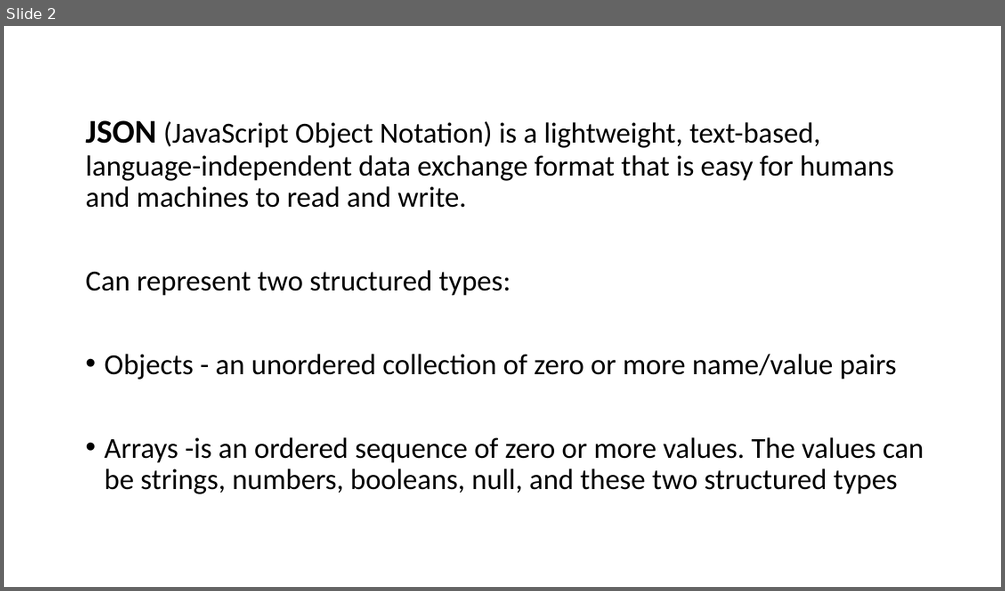
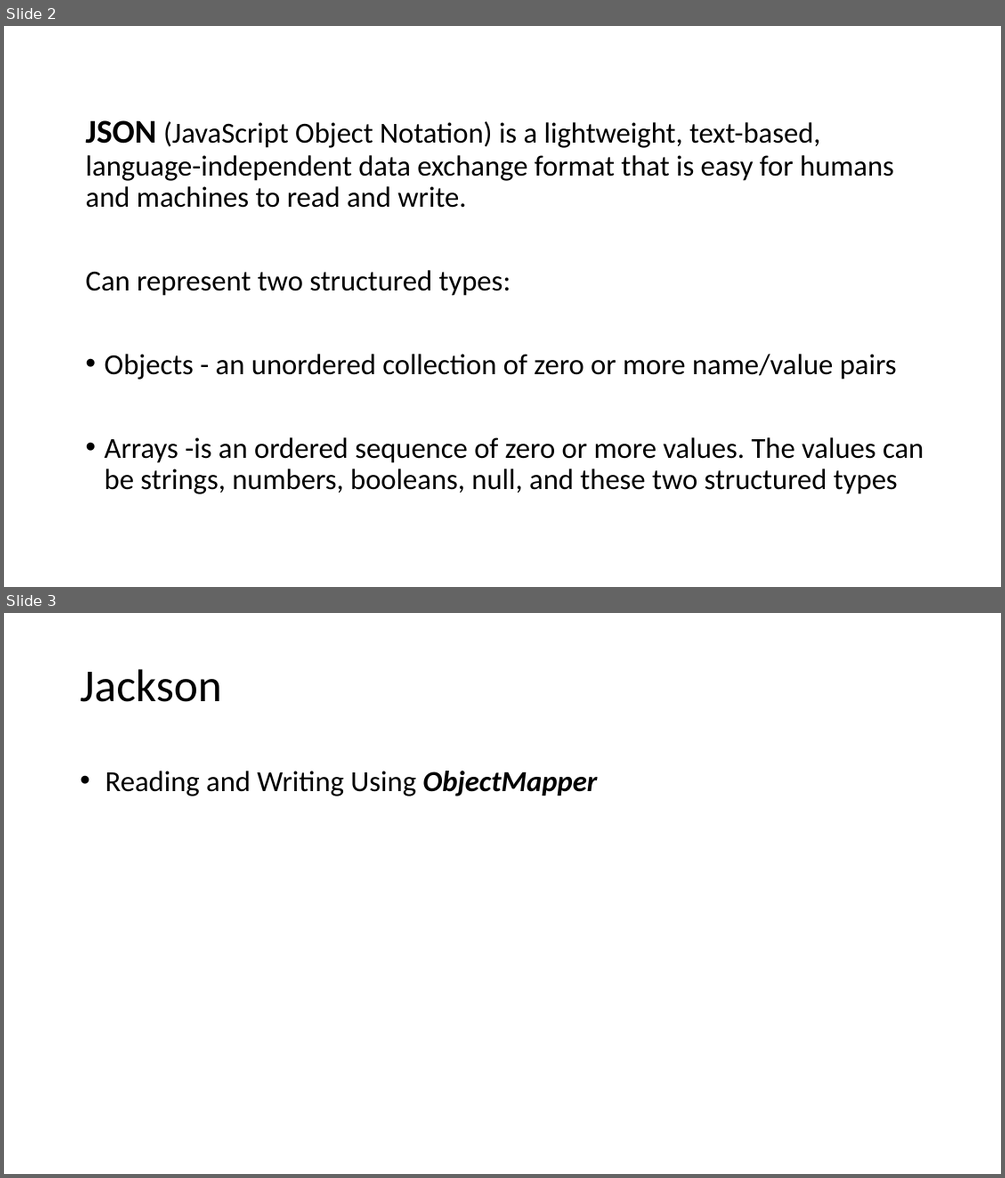
Before and after one commit to Hiruine/prezentari, a slide deck: json_binding(jackson)/presentation.pptx. Shown one above the other, each under a label of ours: slide 2 before the commit, slides 2 and 3 after it. The pictures are 1005x591 and 1005x1178 pixels, drawn with LibreOffice and Linux fonts; fonts in the diff are those of the drawing. Boxes give left, top, right and bottom in pixels: in the first picture for what was removed or moved away, otherwise in the second. Text is boxed around its words. In the diff, an @@ line names an element or a change of style, - is before the commit and + after.

```diff
--- a/json_binding(jackson)/presentation.pptx
+++ b/json_binding(jackson)/presentation.pptx
@@ slide 3 added at <box>4,613,1001,1174</box>, background #FFFFFF @@
@@ title added at <box>80,669,222,702</box>, 44 pt, text #000000 @@
+Jackson
@@ text added at <box>105,771,598,796</box>, 28 pt, text #000000 @@
+• Reading and Writing Using ObjectMapper
```
Also in this commit, not shown: 3 other slides added, 1 slide removed, 25 other files.
